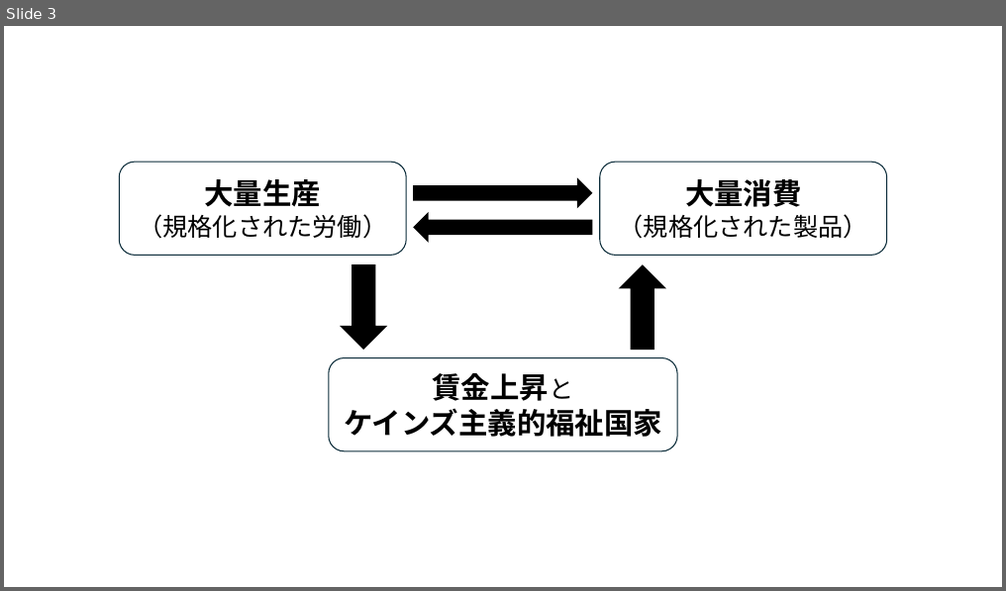
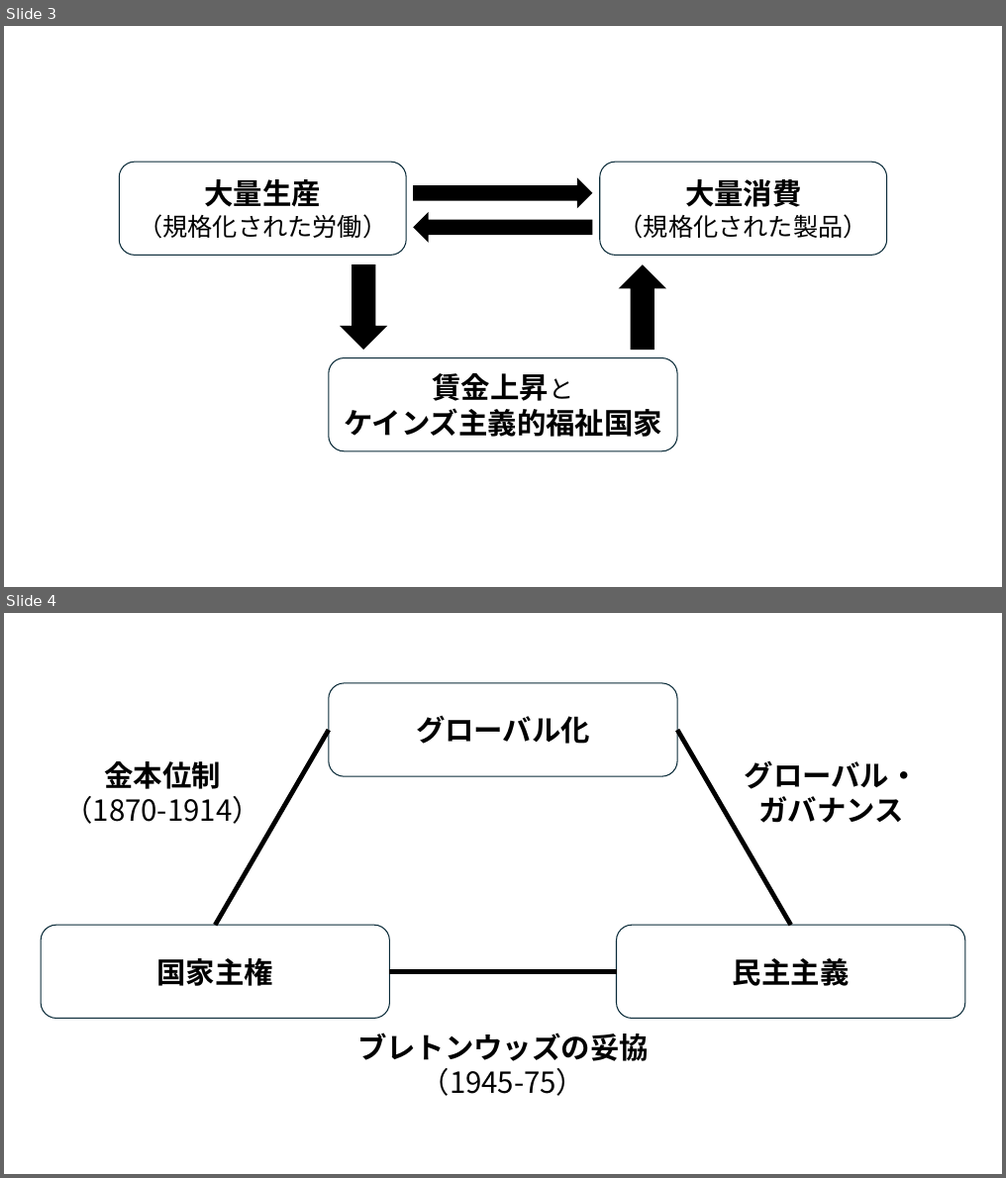
Before and after one commit to junpei-suzuki/CPE-2026-Waseda, a slide deck: figs/DIY_figures_cpe.pptx. Shown one above the other, each under a label of ours: slide 3 before the commit, slides 3 and 4 after it. The pictures are 1006x591 and 1006x1178 pixels, drawn with LibreOffice and Linux fonts; fonts in the diff are those of the drawing. Boxes give left, top, right and bottom in pixels: in the first picture for what was removed or moved away, otherwise in the second. Text is boxed around its words. In the diff, an @@ line names an element or a change of style, - is before the commit and + after.

```diff
--- a/figs/DIY_figures_cpe.pptx
+++ b/figs/DIY_figures_cpe.pptx
@@ slide 4 added at [4, 613, 1002, 1174], background #FFFFFF @@
@@ group added at [41, 683, 965, 1096]: 3 rounded rectangles, 3 lines, 3 texts @@
+グローバル化
+国家主権
+民主主義
+金本位制
+（1870-1914）
+ブレトンウッズの妥協
+（1945-75）
+グローバル・
+ガバナンス
```
Also in this commit, not shown: 18 other files.
